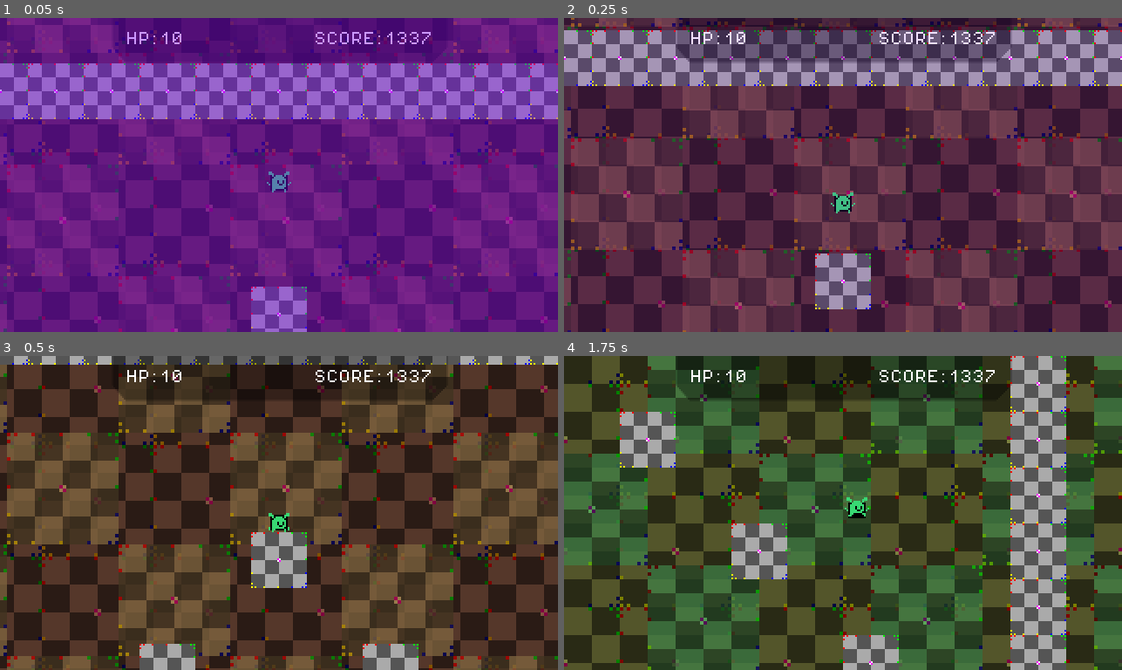
Above: before the commit, frames 1-4 (two rows, left to right).
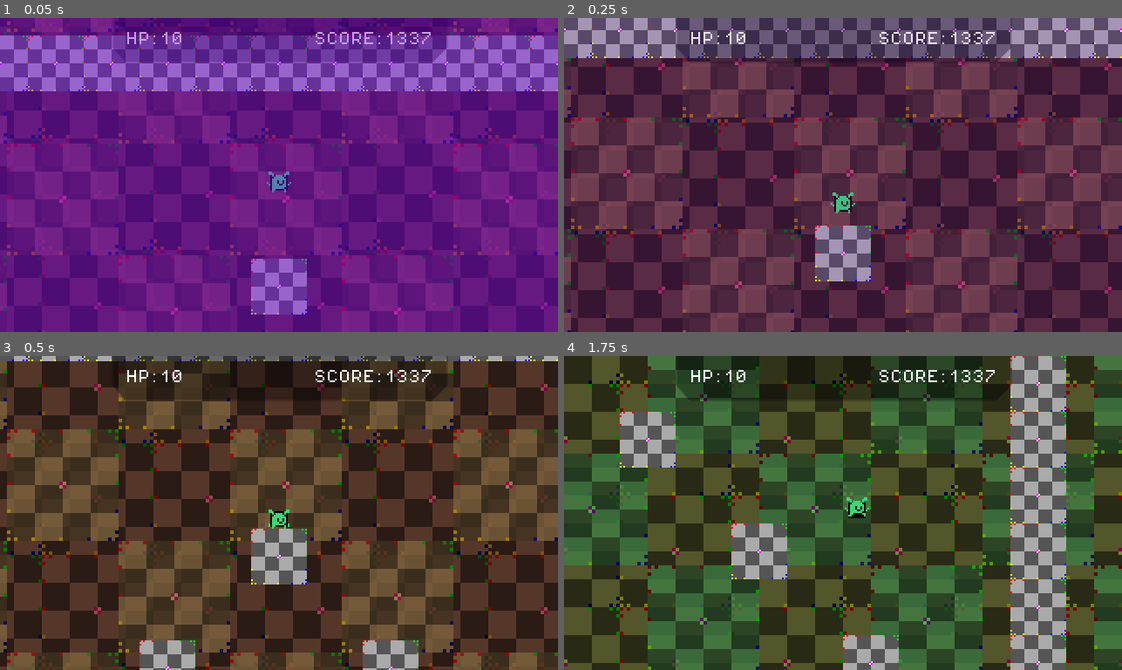
Above: after the commit, the same moments.

Repository: InvadingOctopus/comedot
Game: Godot game, scene res://Templates/Scenes/PlatformSceneTemplate.tscn
Same seed, same stepped clock (60 frames per second), same inputs: the game is played once before the commit and once after it.
Inputs (mouse positions are in pixels of both pictures, inside the frame that each line leads up to):
- Up to frame 1 (0.05 s): no input
- Up to frame 2 (0.25 s): no input
- Up to frame 3 (0.5 s): no input
- Up to frame 4 (1.75 s): move the mouse to (965, 497) at 0.52 s; hold Right (moveRight) from 0.53 s (still down); click (965, 497) at 0.6 s; tap Space (jump) at 0.77, 1.52 s; move the mouse to (731, 528) at 1.27 s; right-click (731, 528) at 1.35 s

The runs differ from the first frame. In frame 1, 48% of the frame differs, in the area x 0-100%, y 0-100%; in frame 2, 58%; in frame 3, 13%; in frame 4, nothing differs.

Commit message:
Update Platformer Templates
Fix PlayerEntityTemplate-Platformer's conflict with the game entity it was duplicated from

Diff:
--- a/Templates/Entities/PlayerEntityTemplate-Platformer.tscn
+++ b/Templates/Entities/PlayerEntityTemplate-Platformer.tscn
@@ -169,14 +169,13 @@
 resource_local_to_scene = true
 size = Vector2(12, 12)
 
-[sub_resource type="Resource" id="Resource_fdv6h"]
-resource_name = "playerMovementParameters"
+[sub_resource type="Resource" id="Resource_i7x77"]
 script = ExtResource("15_pkk5w")
 speedOnFloor = 150.0
 shouldApplyAccelerationOnFloor = true
 accelerationOnFloor = 800.0
 shouldApplyFrictionOnFloor = true
-frictionOnFloor = 1500.0
+frictionOnFloor = 2000.0
 shouldAllowMovementInputInAir = true
 speedInAir = 100.0
 shouldApplyAccelerationInAir = true
@@ -260,10 +259,10 @@
 [node name="GravityComponent" parent="." instance=ExtResource("4_xsb14")]
 
 [node name="PlatformerControlComponent" parent="." instance=ExtResource("4_1g12t")]
-parameters = SubResource("Resource_fdv6h")
+parameters = SubResource("Resource_i7x77")
 
 [node name="JumpControlComponent" parent="." instance=ExtResource("5_j400i")]
-parameters = SubResource("Resource_fdv6h")
+parameters = SubResource("Resource_i7x77")
 
 [node name="PlatformerAnimationComponent" parent="." instance=ExtResource("6_30kxi")]
 
--- a/Templates/Scenes/PlatformSceneTemplate.tscn
+++ b/Templates/Scenes/PlatformSceneTemplate.tscn
@@ -45,7 +45,7 @@
 [node name="DamageCollisionShape" parent="HazardEntity/DamageComponent" index="0"]
 shape = SubResource("RectangleShape2D_7wvwn")
 
-[node name="PlayerEntityTemplate-Platformer" parent="." instance=ExtResource("9_7qieo")]
-position = Vector2(240, 64)
+[node name="PlayerEntityTemplate-Platformer" parent="." instance=ExtResource("6_wcbjl")]
+position = Vector2(240, 80)
 
 [editable path="HazardEntity/DamageComponent"]
Not shown: 1 places in Templates/Entities/PlayerEntityTemplate-Platformer.tscn that only renumber resources
Not shown: 1 places in Templates/Scenes/PlatformMapTemplate.tscn that only renumber resources
Not shown: 1 places in Templates/Scenes/PlatformSceneTemplate.tscn that only renumber resources
